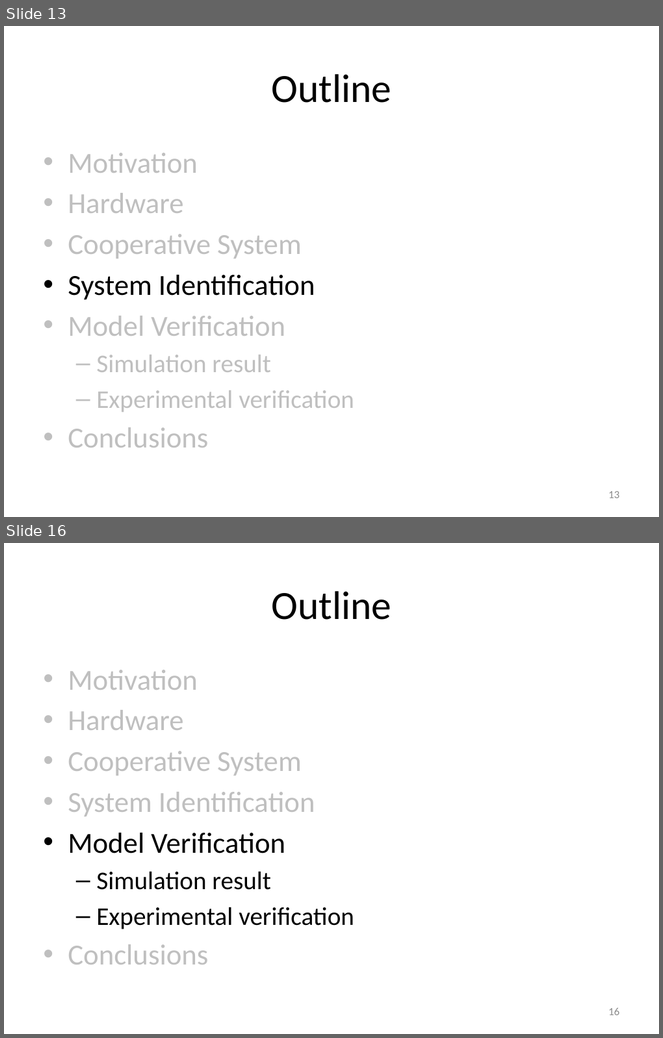
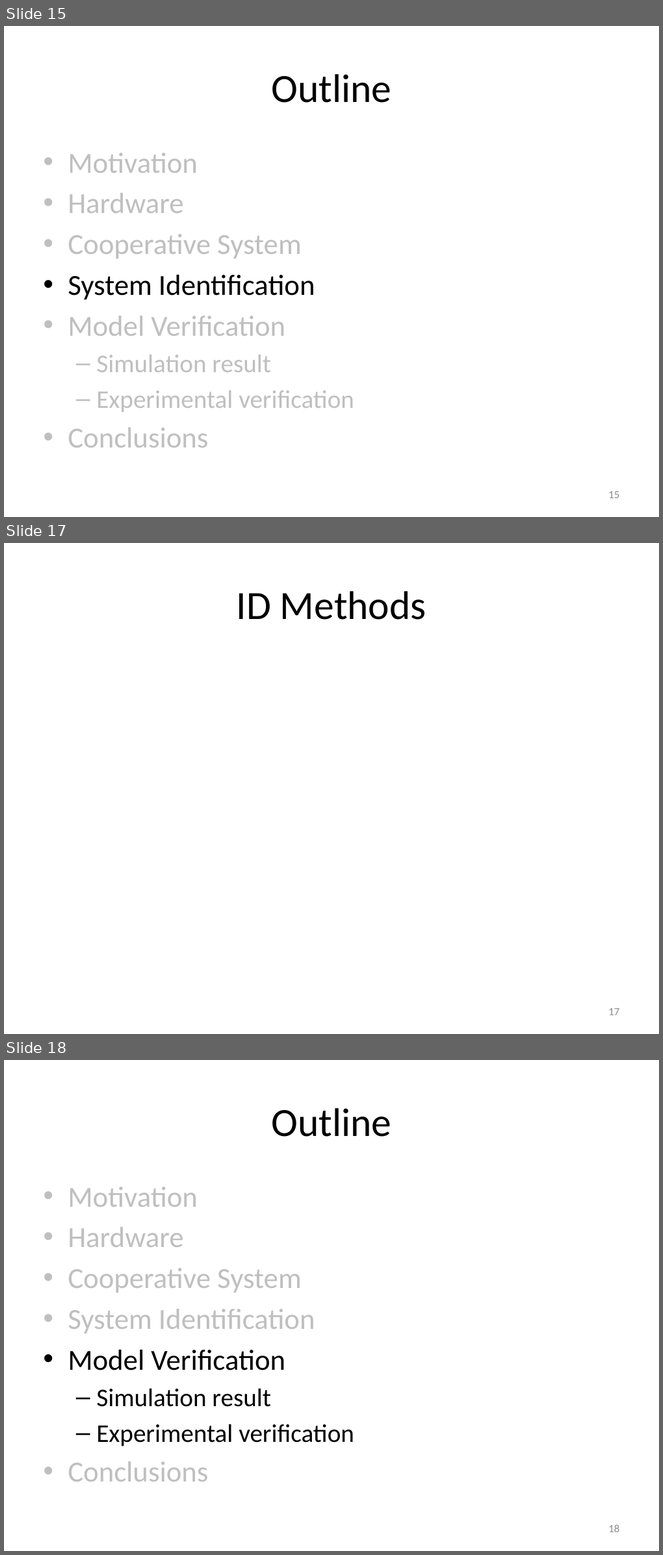
Before and after one commit to ryanjulian/manuscript-aamas2013, a slide deck: presentation/AAMAS_2013.pptx. Shown one above the other, each under a label of ours: slides 13 and 16 before the commit, slides 15, 17 and 18 after it; the slides between them are not shown. The pictures are 663x1038 and 663x1555 pixels, drawn with LibreOffice and Linux fonts; fonts in the diff are those of the drawing. Boxes give left, top, right and bottom in pixels: in the first picture for what was removed or moved away, otherwise in the second. Text is boxed around its words. In the diff, an @@ line names an element or a change of style, - is before the commit and + after.

```diff
--- a/presentation/AAMAS_2013.pptx
+++ b/presentation/AAMAS_2013.pptx
@@ slide 17 added at <box>4,543,659,1034</box>, background #FFFFFF @@
@@ title added at <box>237,591,426,620</box>, 44 pt, text #000000 @@
+ID Methods
@@ page number added at <box>608,1008,620,1016</box>, 12 pt, text #8C8C8C @@
+17
@@ what was slide 13 is now slide 15 @@
@@ page number at <box>608,491,620,499</box>: text changed @@
-13
+15
@@ what was slide 16 is now slide 18 @@
@@ page number at <box>608,1525,620,1533</box>: text changed @@
-16
+18
```
Also in this commit, not shown: 9 slides changed, 7 other slides added, 3 other files.
